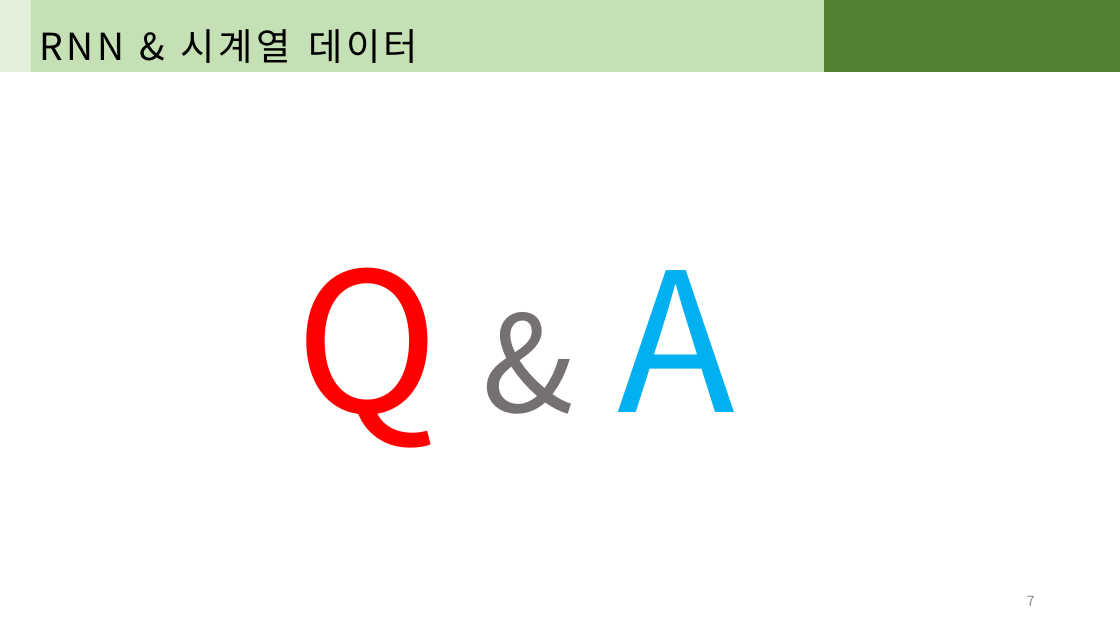
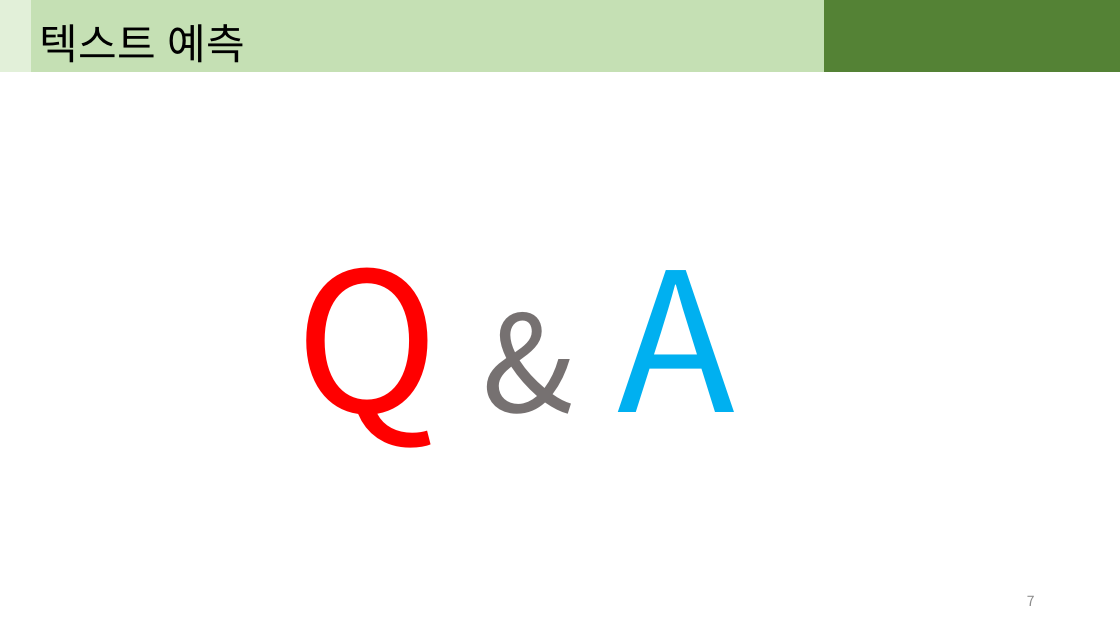
Before and after one commit to john3205/TPDL-20, a slide deck: slide 7 of PPT/08) 5일차-텍스트 예측 소개.pptx. Drawn at 1120x630 pixels with LibreOffice and Linux fonts; fonts in the diff are those of the drawing. Boxes give left, top, right and bottom in pixels: in the first picture for what was removed or moved away, otherwise in the second. Text is boxed around its words. In the diff, an @@ line names an element or a change of style, - is before the commit and + after.

```diff
--- a/PPT/08) 5일차-텍스트 예측 소개.pptx
+++ b/PPT/08) 5일차-텍스트 예측 소개.pptx
@@ text in rectangle at [40, 24, 244, 63]: text changed; size 32 to 36 pt @@
-RNN & 시계열 데이터
+텍스트 예측
```
Also in this commit, not shown: 6 other files.
